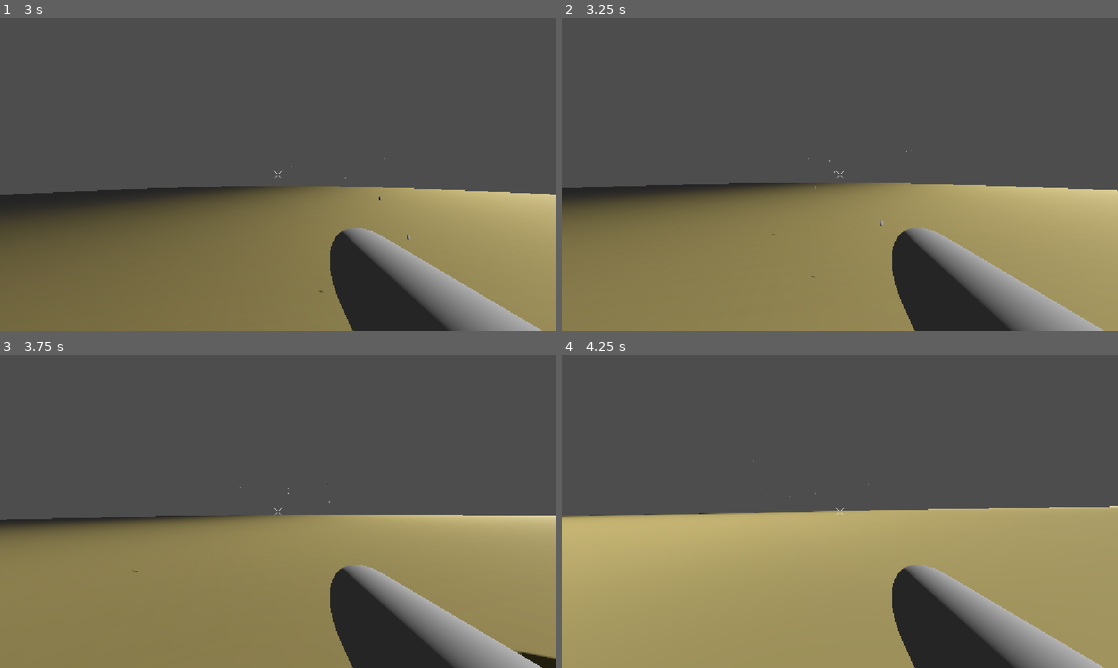
Above: before the commit, frames 1-4 (two rows, left to right).
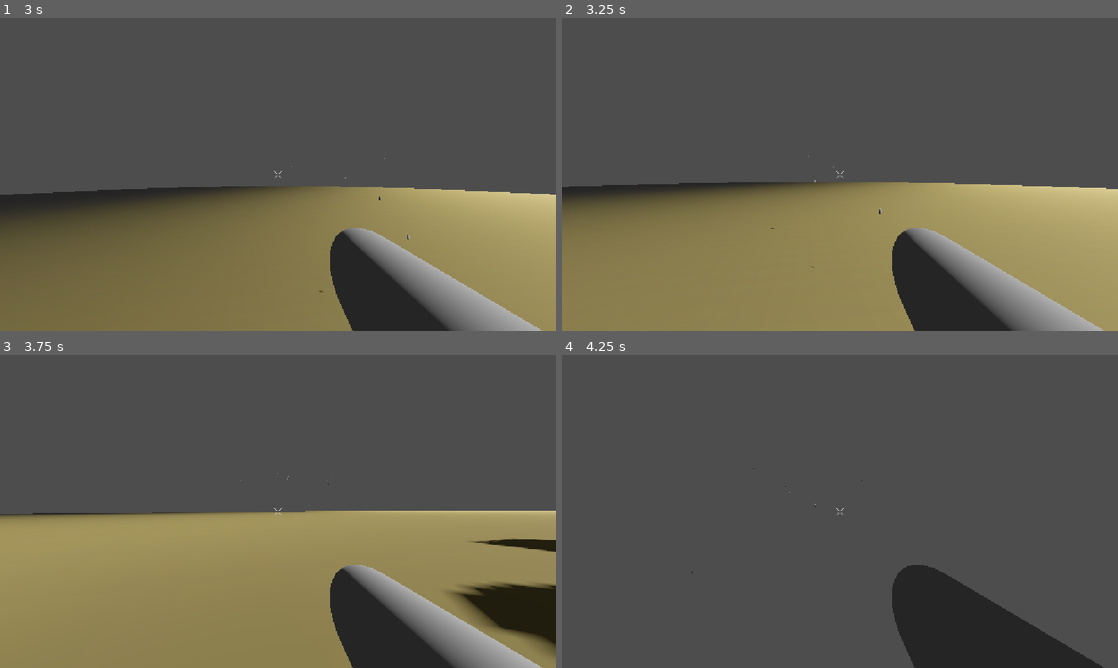
Above: after the commit, the same moments.

Repository: Schlutzkrapfen/RobertsGameJam
Game: Godot game, scene res://Nodes/Levels/Level0.tscn
Two runs of this game, one before a commit and one after it. Both use one fixed random seed, a clock stepped at 60 frames per second and the inputs below.
Inputs (mouse positions are in pixels of both pictures, inside the frame that each line leads up to):
- Up to frame 1 (3 s): move the mouse to (305, 174) at 0.52 s; press the mouse at (305, 174) at 0.53 s; hold W (move_forward) from 0.53 s (still down); tap Space (jump) at 0.77, 1.52 s; move the mouse to (250, 174) at 1.27 s; release the mouse at (250, 174) at 1.28 s; click (250, 174) at 1.35 s; tap Enter at 2 s; move the mouse to (289, 168) at 2.02 s; press the mouse at (289, 168) at 2.03 s; move the mouse to (272, 180) at 2.77 s; release the mouse at (272, 180) at 2.78 s; click (272, 180) at 2.85 s
- Up to frame 2 (3.25 s): keep holding W (move_forward); tap Space (jump) at 3.02 s
- Up to frame 3 (3.75 s): keep holding W (move_forward); move the mouse to (316, 514) at 3.52 s; press the mouse at (316, 514) at 3.53 s
- Up to frame 4 (4.25 s): keep holding W (move_forward); tap Space (jump) at 3.77 s

Frame 1 is identical in both runs. In frame 2, 0.4% of the frame differs, in the area x 0-100%, y 42-83%; in frame 3, 9.7%; in frame 4, 47%, in the area x 0-100%, y 33-100%.

Commit message:
changed enemie

Diff:
--- a/Nodes/Objects/enemy.tscn
+++ b/Nodes/Objects/enemy.tscn
@@ -4,13 +4,19 @@
 
 [sub_resource type="CapsuleShape3D" id="CapsuleShape3D_nacyp"]
 
+[sub_resource type="StandardMaterial3D" id="StandardMaterial3D_1cc7w"]
+emission_enabled = true
+emission = Color(1, 0, 0, 1)
+
 [sub_resource type="CapsuleMesh" id="CapsuleMesh_nacyp"]
 
 [node name="CharacterBody3D" type="CharacterBody3D" unique_id=969598575]
 script = ExtResource("1_hbvj2")
+stop_distance = 5.0
 
 [node name="CollisionShape3D" type="CollisionShape3D" parent="." unique_id=1947596448]
 shape = SubResource("CapsuleShape3D_nacyp")
 
 [node name="MeshInstance3D" type="MeshInstance3D" parent="CollisionShape3D" unique_id=1072187092]
+material_override = SubResource("StandardMaterial3D_1cc7w")
 mesh = SubResource("CapsuleMesh_nacyp")
